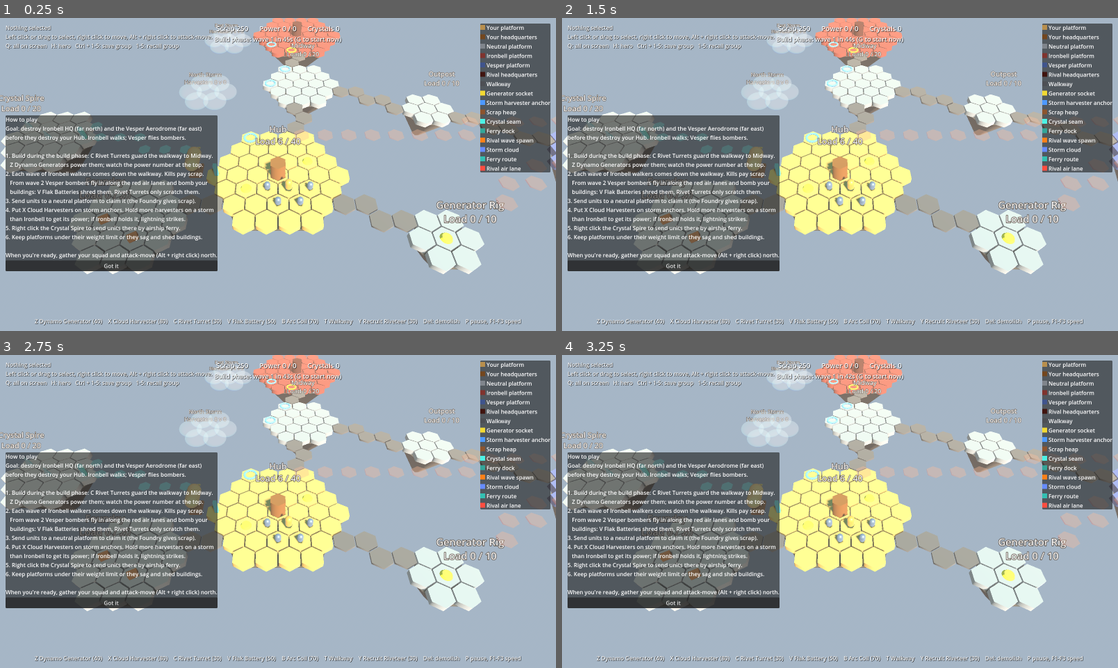
Above: before the commit, frames 1-4 (two rows, left to right).
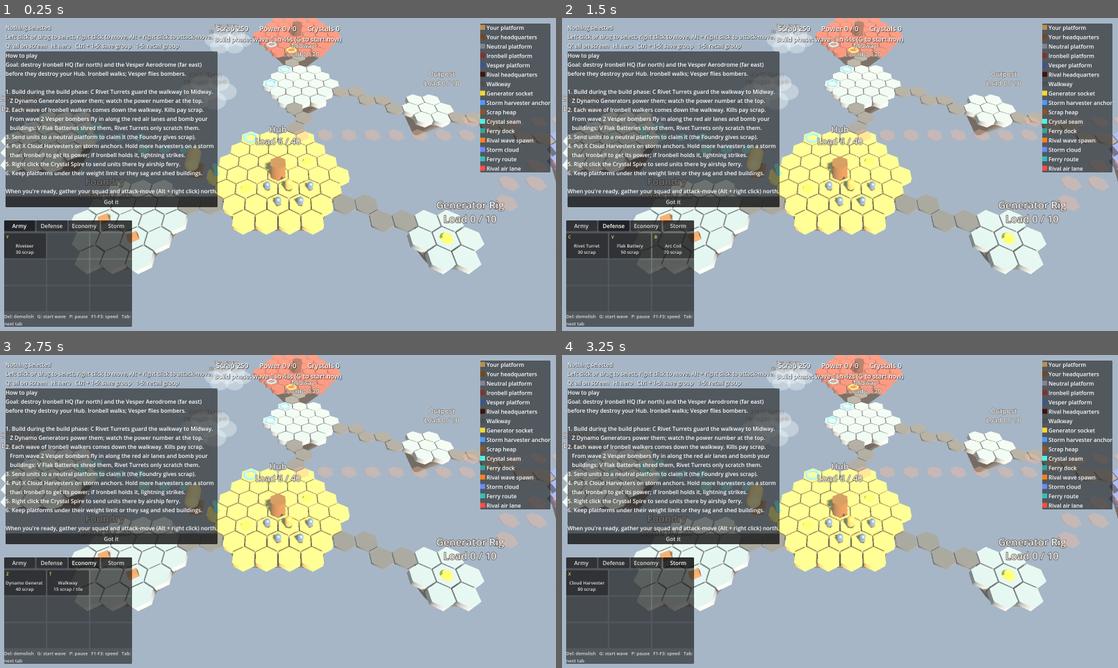
Above: after the commit, the same moments.

Repository: BrandoScrub/Sky-Defense
Game: Godot game, scene res://scenes/main.tscn
The game is run twice, just before and just after one commit, with the same random seed, the same clock (stepped at 60 frames per second) and the same inputs.
Inputs (mouse positions are in pixels of both pictures, inside the frame that each line leads up to):
- Up to frame 1 (0.25 s): no input
- Up to frame 2 (1.5 s): click (584, 224) at 0.5 s, where only the run after the commit has a clickable "Army"; click (612, 224) at 1.25 s, where only the run after the commit has a clickable "Defense"
- Up to frame 3 (2.75 s): click (83, 561) at 2 s, where only the run after the commit has a clickable "Economy"
- Up to frame 4 (3.25 s): click (678, 561) at 2.75 s, where only the run after the commit has a clickable "Storm"

The runs differ from the first frame. In frame 1, 23% of the frame differs, in the area x 0-94%, y 10-99%; in frame 2, 24%; in frame 3, 23%; in frame 4, 23%.

Commit message:
Add a bottom-left build menu with Army, Defense, Economy and Storm tabs
Replaces the hotkey text bar along the bottom of the screen with a panel:
a row of tabs over a 3 x 3 grid of building buttons. Buttons show the
hotkey, name and cost, light up while placing, turn red when you can't
afford them, and have stat tooltips. Tab cycles the tabs, and pressing a
build hotkey jumps to that building's tab. Existing hotkeys are unchanged.
The placing instructions now show under the grid.

Co-Authored-By: Claude Opus 5.5 <noreply@anthropic.com>
Claude-Session: https://claude.ai/code/session_01SsaPLPzmr7pCaih9tcXGGm

Diff:
--- a/project.godot
+++ b/project.godot
@@ -181,6 +181,11 @@
 "events": [Object(InputEventKey,"resource_local_to_scene":false,"resource_name":"","device":0,"window_id":0,"alt_presse …(189 unchanged characters)…
 ]
 }
+build_menu_next_tab={
+"deadzone": 0.5,
+"events": [Object(InputEventKey,"resource_local_to_scene":false,"resource_name":"","device":0,"window_id":0,"alt_pressed":false,"shift_pressed":false,"ctrl_pressed":false,"meta_pressed":false,"pressed":false,"keycode":0,"physical_keycode":4194306,"key_label":0,"unicode":0,"location":0,"echo":false,"script":null)
+]
+}
 start_wave_early={
 "deadzone": 0.5,
 "events": [Object(InputEventKey,"resource_local_to_scene":false,"resource_name":"","device":0,"window_id":0,"alt_presse …(189 unchanged characters)…
--- a/scripts/main.gd
+++ b/scripts/main.gd
@@ -44,7 +44,7 @@
 var resources: PlayerResources
 var _status: Label
 var _resource_bar: Label
-var _build_bar: Label
+var build_menu: BuildMenu
 var _notice: Label
 var _notice_tween: Tween
 var _help: PanelContainer
@@ -316,14 +316,12 @@
 	_resource_bar.position.y = 16
 	layer.add_child(_resource_bar)
 
-	_build_bar = _hud_label("BuildBar", 16)
-	_build_bar.set_anchors_preset(Control.PRESET_CENTER_BOTTOM)
-	_build_bar.grow_horizontal = Control.GROW_DIRECTION_BOTH
-	_build_bar.grow_vertical = Control.GROW_DIRECTION_BEGIN
-	_build_bar.offset_top = -40
-	_build_bar.offset_bottom = -12
-	_build_bar.horizontal_alignment = HORIZONTAL_ALIGNMENT_CENTER
-	layer.add_child(_build_bar)
+	build_menu = BuildMenu.new()
+	build_menu.building = building
+	build_menu.walkways = walkways
+	build_menu.recruiter = recruiter
+	build_menu.resources = resources
+	layer.add_child(build_menu)
 
 	_notice = _hud_label("Notice", 18)
 	_notice.set_anchors_preset(Control.PRESET_CENTER_BOTTOM)
@@ -344,8 +342,8 @@
 
 	_help = PanelContainer.new()
 	_help.name = "HowToPlay"
-	_help.set_anchors_preset(Control.PRESET_CENTER_LEFT)
-	_help.position = Vector2(16, -170)
+	# Top left, under the selection text, so it stays clear of the build menu.
+	_help.position = Vector2(16, 96)
 	var help_box := VBoxContainer.new()
 	_help.add_child(help_box)
 	var help_text := Label.new()
@@ -377,7 +375,7 @@
 	return label
 
 
-## Shows a short message above the build bar that fades out.
+## Shows a short message near the bottom of the screen that fades out.
 func show_notice(text: String) -> void:
 	_notice.text = text
 	_notice.modulate.a = 1.0
@@ -397,23 +395,20 @@
 	_resource_bar.text = "Scrap %d      %s      Crystals %d" % [resources.scrap, power, resources.crystals]
 
 
+## The build menu's hint line shows how to place while a build mode is on.
 func _on_build_mode_changed(type_id: String) -> void:
 	if type_id != "":
 		var data := BuildingCatalog.get_data(type_id)
-		_build_bar.text = "Placing %s (%d scrap, weight %d)    Left click: place    Shift: keep placing    R: rotate    Esc / right click: cancel" % [data.name, data.cost, data.weight]
-		return
-	var parts := PackedStringArray()
-	for i in BuildingCatalog.HOTKEY_ORDER.size():
-		var data := BuildingCatalog.get_data(BuildingCatalog.HOTKEY_ORDER[i])
-		parts.append("%s %s (%d)" % [BuildingCatalog.HOTKEY_LABELS[i], data.name, data.cost])
-	_build_bar.text = "    ".join(parts) + "    T Walkway    Y Recruit Riveteer (%d)    Del: demolish    P pause, F1-F3 speed" % recruiter.cost
+		build_menu.set_hint("Placing %s (weight %d). Left click: place. Shift: keep placing. R: rotate. Esc or right click: cancel." % [data.name, data.weight])
+	else:
+		build_menu.set_hint("")
 
 
 func _on_walkway_mode_changed(active: bool) -> void:
 	if active:
-		_build_bar.text = "Building a walkway (%d scrap per tile): click a tile on your platform, then a tile on another platform    Esc / right click: cancel" % SkyRegion.WALKWAY_COST_PER_TILE
+		build_menu.set_hint("Walkway: click a tile on your platform, then a tile on another platform. Esc or right click: cancel.")
 	else:
-		_on_build_mode_changed("")
+		build_menu.set_hint("")
 
 
 func _on_platform_claimed(platform_name: String, new_owner: String) -> void:
--- /dev/null
+++ b/scripts/ui/build_menu.gd
@@ -0,0 +1,275 @@
+## The build menu in the bottom-left corner: a row of tabs (Army, Defense,
+## Economy, Storm) above a 3 x 3 grid of buttons. Clicking a button does the
+## same thing as its hotkey, which is shown in the button's corner. Tab cycles
+## the tabs. Pressing a hotkey also jumps to the tab that holds it.
+class_name BuildMenu
+extends PanelContainer
+
+const COLUMNS := 3
+const SLOTS := 9
+const BUTTON_SIZE := Vector2(120, 72)
+
+## Tab name -> entries. An entry is either a building type id from
+## BuildingCatalog, or one of the special actions "walkway" and "recruit".
+const TABS := {
+	"Army": ["recruit"],
+	"Defense": ["rivet_turret", "flak_battery", "arc_coil"],
+	"Economy": ["dynamo", "walkway"],
+	"Storm": ["harvester"],
+}
+
+const DEFAULT_HINT := "Del: demolish   G: start wave   P: pause   F1-F3: speed   Tab: next tab"
+
+var building: BuildController
+var walkways: WalkwayBuilder
+var recruiter: Recruiter
+var resources: PlayerResources
+
+## Name of the tab being shown.
+var current_tab := ""
+
+var _tab_buttons := {}
+var _grid: GridContainer
+var _hint: Label
+## Entry id -> Button, for the tab being shown.
+var _entry_buttons := {}
+
+
+func _init() -> void:
+	name = "BuildMenu"
+	mouse_filter = Control.MOUSE_FILTER_STOP
+
+
+func _ready() -> void:
+	set_anchors_preset(Control.PRESET_BOTTOM_LEFT)
+	grow_vertical = Control.GROW_DIRECTION_BEGIN
+	# Pin the panel's bottom edge 12 px above the screen's; it grows upward
+	# to fit its contents.
+	offset_left = 12
+	offset_top = -12
+	offset_bottom = -12
+
+	var box := VBoxContainer.new()
+	box.name = "Box"
+	box.add_theme_constant_override("separation", 6)
+	add_child(box)
+
+	var tabs := HBoxContainer.new()
+	tabs.name = "Tabs"
+	tabs.add_theme_constant_override("separation", 4)
+	box.add_child(tabs)
+	var group := ButtonGroup.new()
+	for tab_name in TABS:
+		var tab := Button.new()
+		tab.name = tab_name
+		tab.text = tab_name
+		tab.toggle_mode = true
+		tab.button_group = group
+		tab.focus_mode = Control.FOCUS_NONE
+		tab.size_flags_horizontal = Control.SIZE_EXPAND_FILL
+		tab.pressed.connect(show_tab.bind(tab_name))
+		tabs.add_child(tab)
+		_tab_buttons[tab_name] = tab
+
+	_grid = GridContainer.new()
+	_grid.name = "Grid"
+	_grid.columns = COLUMNS
+	_grid.add_theme_constant_override("h_separation", 4)
+	_grid.add_theme_constant_override("v_separation", 4)
+	box.add_child(_grid)
+
+	_hint = Label.new()
+	_hint.name = "Hint"
+	_hint.autowrap_mode = TextServer.AUTOWRAP_WORD_SMART
+	_hint.custom_minimum_size.x = BUTTON_SIZE.x * COLUMNS + 4 * (COLUMNS - 1)
+	_hint.add_theme_font_size_override("font_size", 13)
+	_hint.modulate = Color(1, 1, 1, 0.8)
+	box.add_child(_hint)
+	set_hint("")
+
+	if building:
+		building.mode_changed.connect(_on_build_mode_changed)
+	if walkways:
+		walkways.mode_changed.connect(_on_walkway_mode_changed)
+	if resources:
+		resources.changed.connect(refresh)
+	show_tab(TABS.keys()[0])
+
+
+func _unhandled_input(event: InputEvent) -> void:
+	if event.is_action_pressed("build_menu_next_tab"):
+		var names: Array = TABS.keys()
+		show_tab(names[(names.find(current_tab) + 1) % names.size()])
+		get_viewport().set_input_as_handled()
+	elif event.is_action_pressed("recruit_unit"):
+		# The Recruiter handles the key itself; just show where it lives.
+		show_tab(tab_of("recruit"))
+
+
+func _process(_delta: float) -> void:
+	# The training count changes over time, so keep the Recruit button live.
+	if _entry_buttons.has("recruit"):
+		_update_button("recruit")
+
+
+## Shows the short instructions under the grid; "" shows the default keys.
+func set_hint(text: String) -> void:
+	if _hint:
+		_hint.text = text if text != "" else DEFAULT_HINT
+
+
+## The tab that holds an entry, or "" if none does.
+static func tab_of(entry: String) -> String:
+	for tab_name in TABS:
+		if entry in TABS[tab_name]:
+			return tab_name
+	return ""
+
+
+func show_tab(tab_name: String) -> void:
+	if tab_name == current_tab or not TABS.has(tab_name):
+		return
+	current_tab = tab_name
+	_tab_buttons[tab_name].set_pressed_no_signal(true)
+	for child in _grid.get_children():
+		_grid.remove_child(child)
+		child.queue_free()
+	_entry_buttons.clear()
+	var entries: Array = TABS[tab_name]
+	for i in SLOTS:
+		if i < entries.size():
+			var button := _make_button(entries[i])
+			_grid.add_child(button)
+			_entry_buttons[entries[i]] = button
+		else:
+			var empty := Panel.new()
+			empty.custom_minimum_size = BUTTON_SIZE
+			empty.modulate = Color(1, 1, 1, 0.35)
+			empty.mouse_filter = Control.MOUSE_FILTER_IGNORE
+			_grid.add_child(empty)
+	refresh()
+
+
+## Runs a button's action, exactly as its hotkey would.
+func activate(entry: String) -> void:
+	match entry:
+		"walkway":
+			if building:
+				building.cancel_placing()
+			if walkways.active:
+				walkways.cancel()
+			else:
+				walkways.begin()
+		"recruit":
+			var problem := recruiter.queue_one()
+			recruiter.notice.emit(problem if problem != "" else "Riveteer queued (%d in training)" % recruiter.queued)
+		_:
+			if walkways and walkways.active:
+				walkways.cancel()
+			if building.placing == entry:
+				building.cancel_placing()
+			else:
+				building.start_placing(entry)
+	refresh()
+
+
+## Updates costs, affordability and which button is lit.
+func refresh() -> void:
+	for entry in _entry_buttons:
+		_update_button(entry)
+
+
+func _make_button(entry: String) -> Button:
+	var button := Button.new()
+	button.name = entry
+	button.custom_minimum_size = BUTTON_SIZE
+	button.toggle_mode = true
+	button.focus_mode = Control.FOCUS_NONE
+	button.clip_text = true
+	button.add_theme_font_size_override("font_size", 13)
+	button.pressed.connect(activate.bind(entry))
+
+	var key := Label.new()
+	key.name = "Key"
+	key.text = _hotkey(entry)
+	key.position = Vector2(6, 2)
+	key.add_theme_font_size_override("font_size", 12)
+	key.modulate = Color(1.0, 0.85, 0.45)
+	key.mouse_filter = Control.MOUSE_FILTER_IGNORE
+	button.add_child(key)
+	return button
+
+
+func _update_button(entry: String) -> void:
+	var button: Button = _entry_buttons[entry]
+	var title := ""
+	var cost := 0
+	var details := ""
+	var active := false
+	match entry:
+		"walkway":
+			title = "Walkway"
+			cost = SkyRegion.WALKWAY_COST_PER_TILE
+			details = "Link one of your platforms to another.\nCosts %d scrap per tile." % cost
+			active = walkways != null and walkways.active
+		"recruit":
+			title = "Riveteer"
+			cost = recruiter.cost if recruiter else 0
+			details = "Train a Riveteer at the Hub (%ds).\nUp to %d in the queue." % [int(recruiter.train_seconds), recruiter.max_queue]
+			if recruiter and recruiter.queued > 0:
+				title += " (%d)" % recruiter.queued
+		_:
+			var data := BuildingCatalog.get_data(entry)
+			title = data.name
+			cost = data.cost
+			details = _building_details(data)
+			active = building != null and building.placing == entry
+	var per_tile := " / tile" if entry == "walkway" else ""
+	button.text = "\n%s\n%d scrap%s" % [title, cost, per_tile]
+	button.tooltip_text = "%s  [%s]\n%s" % [title, _hotkey(entry), details]
+	button.set_pressed_no_signal(active)
+	var affordable := resources == null or resources.scrap >= cost
+	if active:
+		button.modulate = Color(1.0, 0.85, 0.4)
+	else:
+		button.modulate = Color.WHITE if affordable else Color(1.0, 0.6, 0.6, 0.8)
+
+
+func _building_details(data: Dictionary) -> String:
+	var lines := PackedStringArray()
+	if data.power > 0:
+		var extra := " (%d on a generator socket)" % data.power_on_socket if data.has("power_on_socket") else ""
+		lines.append("Makes %d power%s" % [data.power, extra])
+	elif data.power < 0:
+		lines.append("Uses %d power" % -data.power)
+	lines.append("Weight %d" % data.weight)
+	if data.has("attack"):
+		var attack: Dictionary = data.attack
+		lines.append("Damage %d, range %d" % [int(attack.damage), int(attack.range)])
+	var tiles := PackedStringArray()
+	for t in data.tiles:
+		tiles.append(String(t).replace("_", " "))
+	lines.append("Goes on: " + ", ".join(tiles))
+	return "\n".join(lines)
+
+
+func _hotkey(entry: String) -> String:
+	match entry:
+		"walkway":
+			return "T"
+		"recruit":
+			return "Y"
+	var i := BuildingCatalog.HOTKEY_ORDER.find(entry)
+	return BuildingCatalog.HOTKEY_LABELS[i] if i >= 0 else ""
+
+
+func _on_build_mode_changed(type_id: String) -> void:
+	if type_id != "":
+		show_tab(tab_of(type_id))
+	refresh()
+
+
+func _on_walkway_mode_changed(active: bool) -> void:
+	if active:
+		show_tab(tab_of("walkway"))
+	refresh()
--- a/tools/input_bindings.gd
+++ b/tools/input_bindings.gd
@@ -50,6 +50,7 @@
 		"demolish": [[KEY, KEY_DELETE, []]],
 		"build_walkway": [[KEY, KEY_T, []]],
 		"recruit_unit": [[KEY, KEY_Y, []]],
+		"build_menu_next_tab": [[KEY, KEY_TAB, []]],
 
 		# Game flow
 		"start_wave_early": [[KEY, KEY_G, []]],
--- a/tools/smoke_test.gd
+++ b/tools/smoke_test.gd
@@ -24,6 +24,7 @@
 	_check_routing(main.get_node("Region"))
 	await _check_selection_and_orders(main)
 	_check_building(main)
+	_check_build_menu(main)
 	_check_ferry(main)
 	await _check_claiming_walkways_and_raids(main)
 	_check_weight_power_income(main)
@@ -224,6 +225,33 @@
 	_expect(build.placing == "flak_battery" and build._ghost != null, "start_placing should show a ghost")
 	build.cancel_placing()
 	_expect(build.placing == "" and build._ghost == null, "cancel_placing should clear the ghost")
+
+
+func _check_build_menu(main: Node) -> void:
+	var menu: BuildMenu = main.build_menu
+	_expect(menu != null, "the HUD should have a build menu")
+	if menu == null:
+		return
+	_expect(menu.get_node("Box/Tabs").get_child_count() == 4, "the build menu should have 4 tabs")
+	for tab_name in BuildMenu.TABS:
+		menu.show_tab(tab_name)
+		_expect(menu._entry_buttons.size() == BuildMenu.TABS[tab_name].size(), "%s tab should show its buttons" % tab_name)
+	# Every building in the catalog is somewhere in the menu.
+	for type_id in BuildingCatalog.BUILDINGS:
+		_expect(BuildMenu.tab_of(type_id) != "", "%s is missing from the build menu" % type_id)
+	# Clicking a button starts placing, and a hotkey jumps to the right tab.
+	menu.show_tab("Defense")
+	menu._entry_buttons["flak_battery"].emit_signal("pressed")
+	_expect(main.building.placing == "flak_battery", "the Flak Battery button should start placing")
+	_expect(menu._entry_buttons["flak_battery"].button_pressed, "the active building's button should be lit")
+	main.building.start_placing("dynamo")
+	_expect(menu.current_tab == "Economy", "placing a Dynamo should switch to the Economy tab")
+	main.building.cancel_placing()
+	menu.activate("walkway")
+	_expect(main.walkways.active, "the Walkway button should start a walkway")
+	menu.activate("walkway")
+	_expect(not main.walkways.active, "pressing Walkway again should cancel it")
+	menu.show_tab("Army")
 
 
 func _check_claiming_walkways_and_raids(main: Node) -> void:
Binary file added: docs/screenshots/build-menu.png
Not shown, added: docs/screenshots/build-menu.png.import
